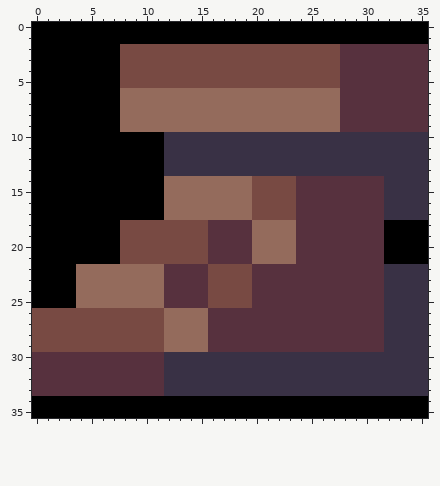
Pixel-art sprite -- assets/boots.png. Above, as it was before the edit.
The file is 36x36 pixels.
New version:
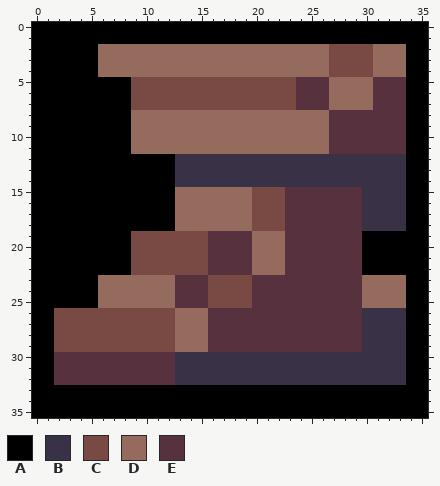
Palette (. is transparent): A #000000  B #393145  C #784a43  D #946b5c  E #57313e
The edit:
The author changed colour B to colour A in rows 10 to 11 at x 34 to 35; in rows 12 to 13 at x 12 and 34 to 35; in rows 14 to 17 at x 34 to 35; in row 22 at x 32 to 35; in rows 23 to 32 at x 34 to 35; in row 33 at x 12 to 35.
The author changed colour C to colour A in row 5 at x 8; in row 18 at x 8 to 12; in rows 19 to 21 at x 8; in rows 26 to 29 at x 0 to 1.
The author changed colour D to colour A in rows 6 to 9 at x 8; in rows 14 to 17 at x 12; in row 22 at x 4 to 8; in rows 23 to 25 at x 4 to 5.
The author changed colour E to colour A in rows 2 to 9 at x 34 to 35; in rows 19 to 22 at x 30 to 31; in rows 30 to 32 at x 0 to 1; in row 33 at x 0 to 11.
The author changed colour A to colour B in row 18 at x 32 to 33.
The author changed colour C to colour B in row 14 at x 20 to 23.
The author changed colour D to colour B in row 14 at x 13 to 19.
The author changed colour E to colour B in row 14 at x 24 to 31; in rows 15 to 18 at x 30 to 31; in rows 26 to 29 at x 30 to 31.
The author changed colour D to colour C in rows 6 to 7 at x 9 to 23; in row 18 at x 20 to 22; in row 22 at x 9 to 11; in rows 26 to 29 at x 12.
The author changed colour E to colour C in rows 2 to 4 at x 28 to 30; in row 22 at x 12 to 15.
The author changed colour A to colour D in rows 2 to 4 at x 6 to 7; in rows 10 to 11 at x 9 to 11.
The author changed colour B to colour D in rows 10 to 11 at x 12 to 26; in rows 23 to 25 at x 32 to 33.
The author changed colour C to colour D in rows 2 to 4 at x 8 to 26; in row 5 at x 27; in row 18 at x 13 to 15.
The author changed colour E to colour D in rows 2 to 4 at x 31 to 33; in rows 5 to 7 at x 28 to 30; in row 18 at x 16 to 19; in row 22 at x 20 to 22; in rows 23 to 25 at x 12 and 30 to 31.
The author changed colour B to colour E in rows 10 to 11 at x 27 to 33; in rows 30 to 32 at x 12.
The author changed colour C to colour E in row 5 at x 24 to 26; in rows 15 to 17 at x 23; in row 22 at x 16 to 19.
The author changed colour D to colour E in rows 6 to 7 at x 24 to 26; in rows 8 to 9 at x 27; in rows 18 to 21 at x 23.
Where, in picture pixels (left, top, right, bottom), the same in both pictures:
changed: (32, 44, 428, 396)
